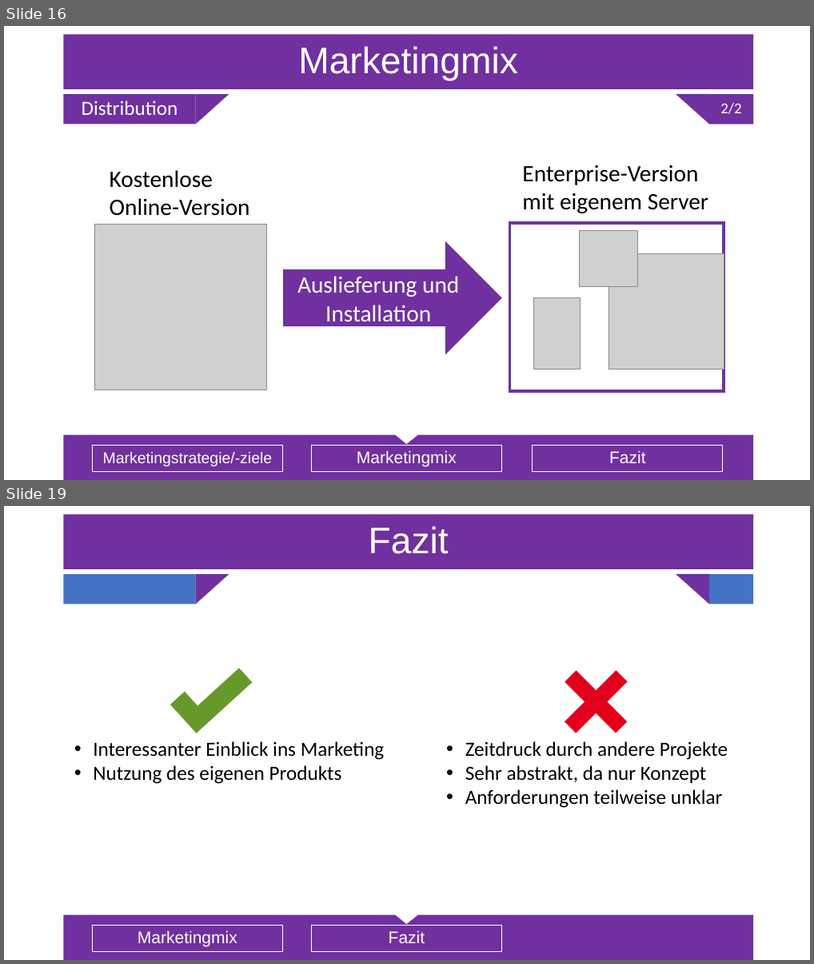
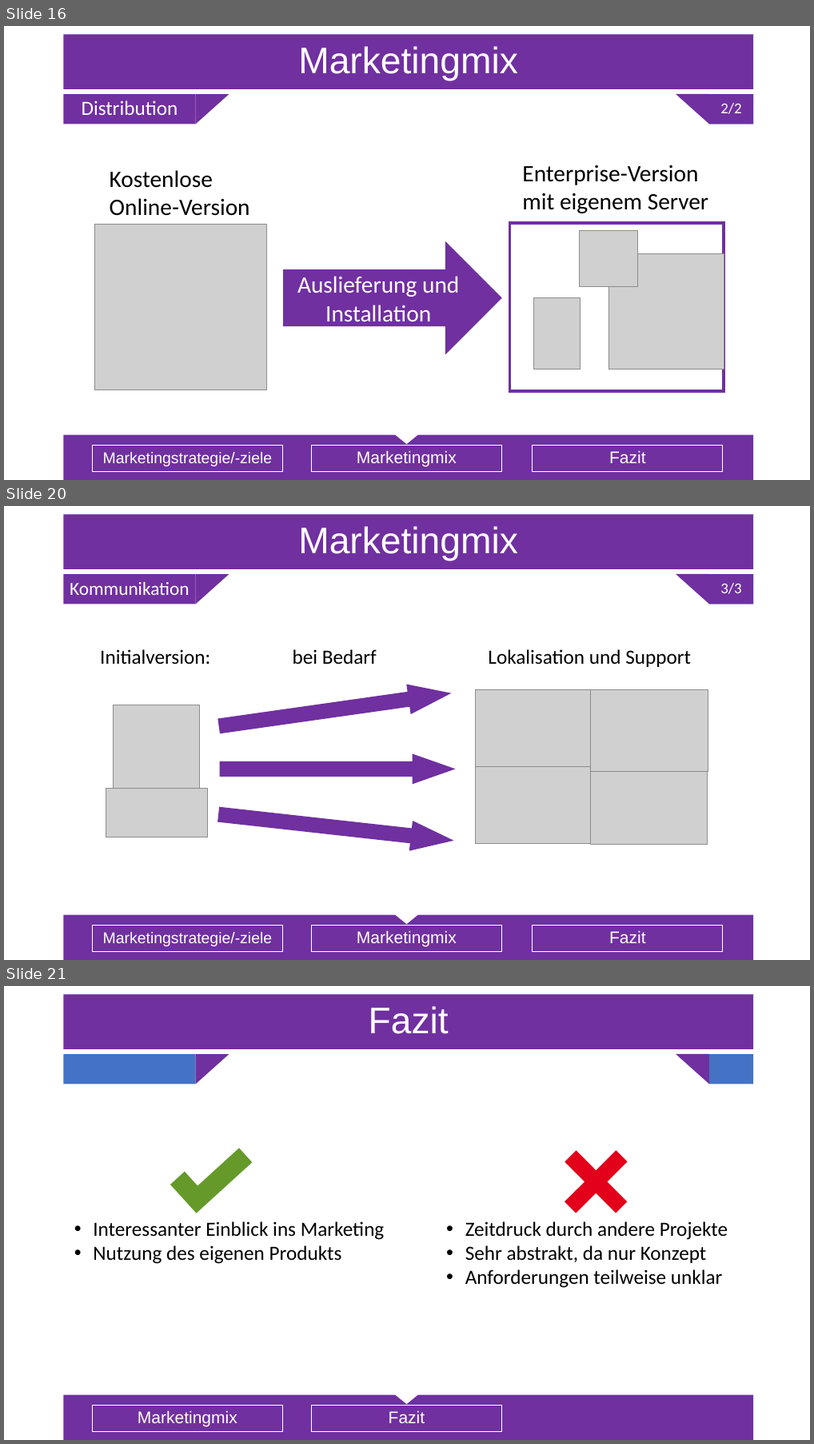
Before and after one commit to Sl0thking/mp_gproz_scrumiverse, a slide deck: 5_Präsentation/Projektpräsentation_Serfling.pptx. Shown one above the other, each under a label of ours: slides 16 and 19 before the commit, slides 16, 20 and 21 after it; the slides between them are not shown. The pictures are 814x964 and 814x1444 pixels, drawn with LibreOffice and Linux fonts; fonts in the diff are those of the drawing; grey boxes stand for pictures. Boxes give left, top, right and bottom in pixels: in the first picture for what was removed or moved away, otherwise in the second. Text is boxed around its words. In the diff, an @@ line names an element or a change of style, - is before the commit and + after.

```diff
--- a/5_Präsentation/Projektpräsentation_Serfling.pptx
+++ b/5_Präsentation/Projektpräsentation_Serfling.pptx
@@ slide 20 added at [4, 506, 810, 960], background #FFFFFF; not listed: 5 template elements that a slide beside it also shows @@
@@ title added at [63, 515, 754, 569], fill #7030A0, outline #325491 1 pt, 44 pt, text #FFFFFF @@
+Marketingmix
@@ text added at [63, 574, 195, 604], fill #7030A0, 22.2 pt, text #FFFFFF @@
+Kommunikation
@@ text added at [710, 574, 754, 604], fill #7030A0, 18 pt, text #FFFFFF @@
+3/3
@@ text added at [100, 649, 210, 664], 24 pt, text #000000 @@
+Initialversion:
@@ text added at [293, 649, 377, 664], 24 pt, text #000000 @@
+bei Bedarf
@@ text added at [488, 649, 691, 667], 24 pt, text #000000 @@
+Lokalisation und Support
@@ right arrow added at [217, 678, 454, 740], fill #7030A0 @@
@@ group added at [475, 689, 710, 844]: 4 pictures @@
@@ picture added at [114, 705, 200, 788] @@
@@ right arrow added at [220, 753, 456, 784], fill #7030A0 @@
@@ picture added at [106, 788, 207, 837] @@
@@ right arrow added at [217, 799, 456, 856], fill #7030A0 @@
@@ text added at [92, 924, 283, 952], outline #FFFFFF 0.75 pt, 18.5 pt, text #FFFFFF @@
+Marketingstrategie/-ziele
@@ text added at [312, 924, 502, 952], outline #FFFFFF 0.75 pt, 20 pt, text #FFFFFF @@
+Marketingmix
@@ text added at [533, 924, 723, 952], outline #FFFFFF 0.75 pt, 20 pt, text #FFFFFF @@
+Fazit
@@ what was slide 19 is now slide 21 @@
```
Also in this commit, not shown: 3 slides changed, 1 other slide added.
